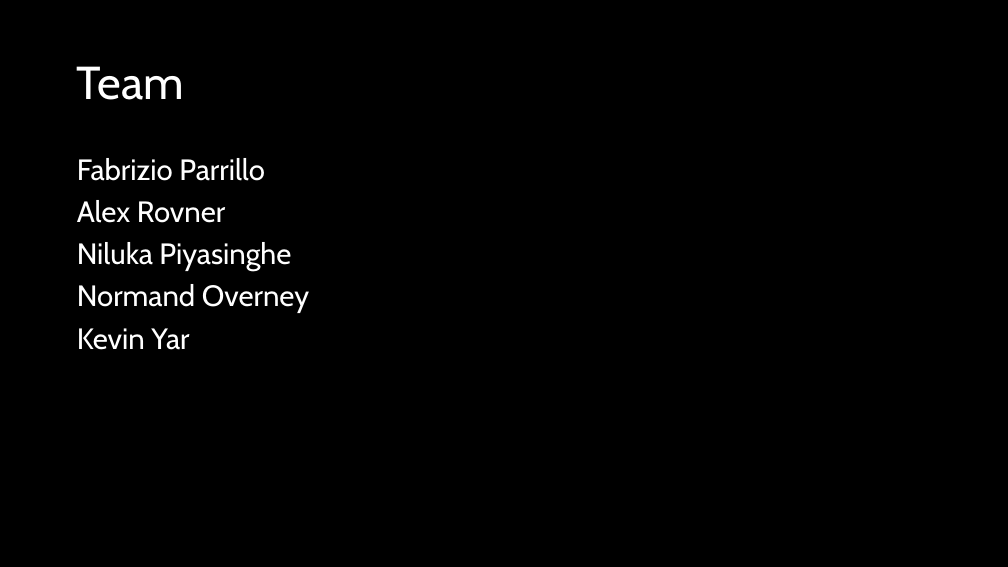
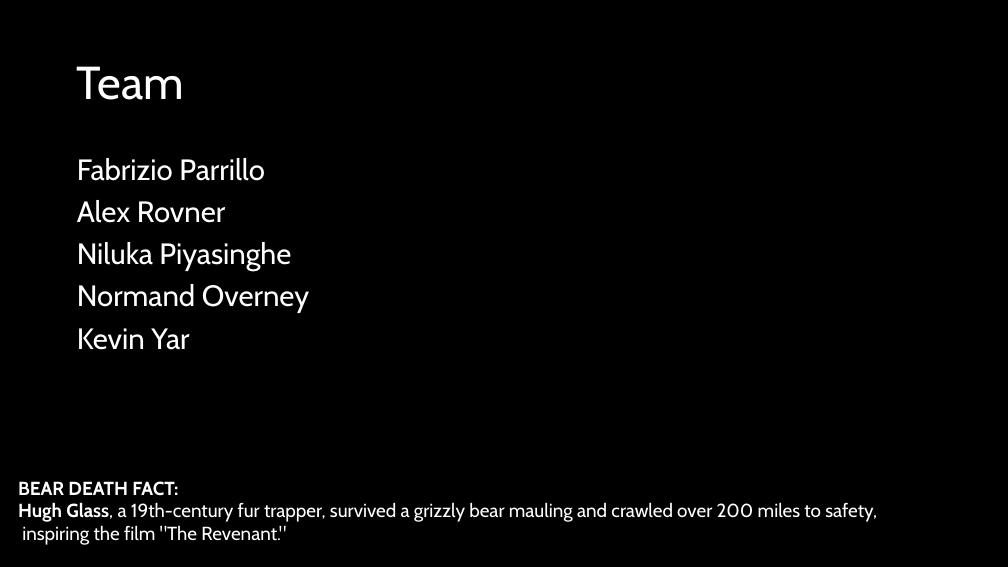
Before and after one commit to snophey/baselhack_2024, a slide deck: slide 6 of assets/presentation/ChatAVR.pptx. Drawn at 1008x567 pixels with LibreOffice and Linux fonts; fonts in the diff are those of the drawing. Boxes give left, top, right and bottom in pixels: in the first picture for what was removed or moved away, otherwise in the second. Text is boxed around its words. In the diff, an @@ line names an element or a change of style, - is before the commit and + after.

```diff
--- a/assets/presentation/ChatAVR.pptx
+++ b/assets/presentation/ChatAVR.pptx
@@ text added at box(18, 481, 877, 545), 18 pt, text #FFFFFF @@
+BEAR DEATH FACT:
+Hugh Glass, a 19th-century fur trapper, survived a grizzly bear mauling and crawled over 200 miles to safety,
+inspiring the film "The Revenant."
```
Also in this commit, not shown: 5 other slides changed.
